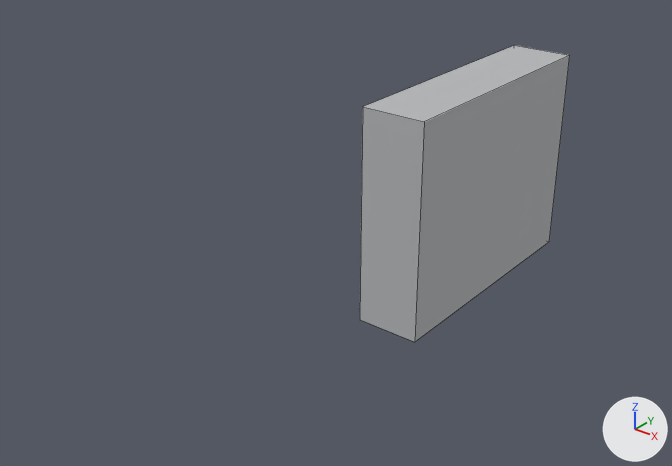
Two versions of the OBJ model assets/models/equipment/cobretty_er1_reactor/LOD2/er1_inverter.obj, one commit apart.
Before and after are seen from a 50 mm lens placed at (2.038, -1.645, 0.788), pointed at (0.881, -0.199, -0.109). Lighting does not change. The marker at lower right points along +X, +Y and +Z. The picture after the commit comes second. Mesh edges are drawn as thin lines. Where no turn or scale is listed for an object, it has been applied to the vertices. Vertices at exactly the same position are counted once.

Before the edit, the objects in view are built like this:
```python
me_er1_inverter = bpy.data.meshes.new('er1_inverter')
me_er1_inverter.from_pydata(...)  # a box spanning x 1.02..1.161, y -0.293..0.293, z -0.234..0.234
me_er1_inverter.materials.append(mat_eq_metal_panel)  # grey #b6b8ba
ob_er1_inverter = bpy.data.objects.new('er1_inverter', me_er1_inverter)
ob_er1_inverter.location = (0.0, 0.0, 0.0)
```
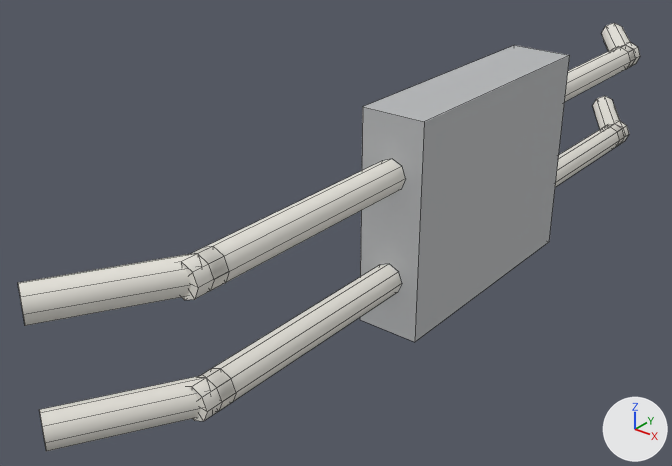
Where the change shows, as pixel boxes [x1, y1, x2, y2] in the pictures (672 x 466 px):
```json
{"object": "er1_inverter", "change": "reshaped", "before": [360, 45, 570, 342], "after": [18, 23, 640, 451], "on screen": "195% wider, 44% taller"}
{"part": 1, "of": "me_er1_inverter", "change": "added", "after": [605, 121, 629, 146]}
{"part": 2, "of": "me_er1_inverter", "change": "added", "after": [616, 42, 640, 69]}
{"part": 3, "of": "me_er1_inverter", "change": "added", "after": [189, 369, 236, 421]}
{"part": 4, "of": "me_er1_inverter", "change": "added", "after": [178, 247, 229, 300]}
{"part": 5, "of": "me_er1_inverter", "change": "added", "after": [555, 96, 624, 187]}
{"part": 6, "of": "me_er1_inverter", "change": "added", "after": [565, 23, 635, 101]}
{"part": 7, "of": "me_er1_inverter", "change": "added", "after": [39, 264, 402, 451]}
{"part": 8, "of": "me_er1_inverter", "change": "added", "after": [18, 159, 405, 326]}
```

Scene script edits in JSON lines:
```json
{"op": "add", "block": "mat_eq_insulator", "code": ["mat_eq_insulator = principled_material('eq_insulator')", "mat_eq_insulator.base_color = (0.8, 0.78, 0.72)  # white #e7e5dd", "mat_eq_insulator.roughness = 0.859"]}
{"block": "me_er1_inverter", "where": "# used by ob_er1_inverter; location = (0.0, 0.0, 0.0)"}
{"op": "remove", "block": "me_er1_inverter", "code": "me_er1_inverter.from_pydata(...)  # 8 vertices, 6 faces; spans x 1.02..1.161, y -0.293..0.293, z -0.234..0.234"}
{"op": "add", "block": "me_er1_inverter", "code": "me_er1_inverter.from_pydata(...)  # 212 vertices, 294 faces; spans x 0.931..1.161, y -1.037..1.037, z -0.234..0.234"}
{"block": "me_er1_inverter", "change": "me_er1_inverter part 1: a new loose piece, an 8-sided cylinder along y spanning x 1.058..1.123, y 0.763..0.828, z -0.145..-0.08, in mat_eq_insulator (white #e7e5dd)"}
{"block": "me_er1_inverter", "change": "me_er1_inverter part 2: a new loose piece, an 8-sided cylinder along y spanning x 1.058..1.123, y 0.763..0.828, z 0.08..0.145, in mat_eq_insulator (white #e7e5dd)"}
{"block": "me_er1_inverter", "change": "me_er1_inverter part 3: a new loose piece, an 8-sided cylinder along y spanning x 1.058..1.123, y -0.828..-0.763, z -0.145..-0.08, in mat_eq_insulator (white #e7e5dd)"}
{"block": "me_er1_inverter", "change": "me_er1_inverter part 4: a new loose piece, an 8-sided cylinder along y spanning x 1.058..1.123, y -0.828..-0.763, z 0.08..0.145, in mat_eq_insulator (white #e7e5dd)"}
{"block": "me_er1_inverter", "change": "me_er1_inverter part 5: a new loose piece of 33 vertices spanning x 0.931..1.123, y 0.29..1.037, z -0.145..-0.08, in mat_eq_insulator (white #e7e5dd)"}
{"block": "me_er1_inverter", "change": "me_er1_inverter part 6: a new loose piece of 33 vertices spanning x 0.931..1.123, y 0.29..1.037, z 0.08..0.145, in mat_eq_insulator (white #e7e5dd)"}
{"block": "me_er1_inverter", "change": "me_er1_inverter part 7: a new loose piece of 33 vertices spanning x 0.931..1.123, y -1.037..-0.29, z -0.145..-0.08, in mat_eq_insulator (white #e7e5dd)"}
{"block": "me_er1_inverter", "change": "me_er1_inverter part 8: a new loose piece of 33 vertices spanning x 0.931..1.123, y -1.037..-0.29, z 0.08..0.145, in mat_eq_insulator (white #e7e5dd)"}
{"op": "add", "block": "me_er1_inverter", "code": "me_er1_inverter.materials.append(mat_eq_insulator)  # white #e7e5dd"}
```
